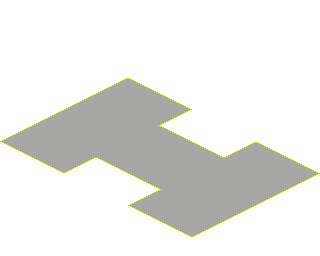
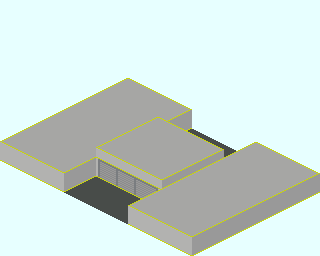
Before/after of a 320 × 256 layered artwork. What changed in the layer stack:
added layer "Head" above "Wire_Base コピー" over [96, 117, 224, 189]
painted on "Wire_Base コピー" over [96, 126, 224, 189]
added group "Shutter_Line" with 2 layers above "Wall_T" over [98, 159, 158, 199]
added layer "Shutter" in group "Shutter_Line" over [98, 159, 158, 195]
added layer "Shutter_U2" in group "Shutter_Line" over [98, 161, 158, 199]
added layer "Wall_S" above "Wall_EB" over [0, 79, 318, 255]
added layer "Wall_EB" above "Wire_Base" over [0, 79, 320, 255]
added layer "Wire_Base" above "Road" over [0, 97, 320, 256]
added layer "Road" above "Base_Plate_4x6.png" over [64, 129, 256, 224]
added layer "Base_Plate_4x6.png" over [0, 0, 320, 256]
